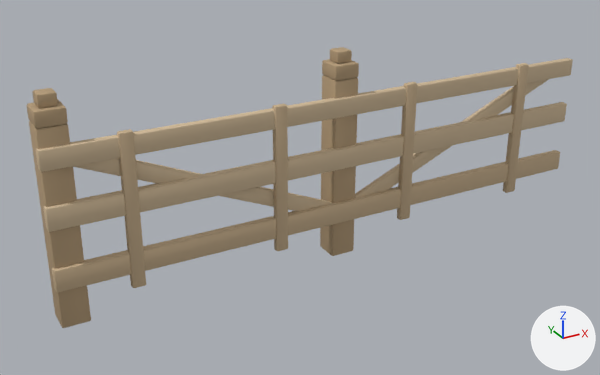
The glTF model models/th18_zaun_modul.glb, before and after one commit.
The view is the same before and after, from a 50 mm camera at (-2.79, -4.52, 2.81) aimed at (-0.29, 0.02, 0.54). The lights are fixed; the arrows at lower right show +X, +Y and +Z. The picture after the commit comes second. Where no turn or scale is listed for an object, it has been applied to the vertices.
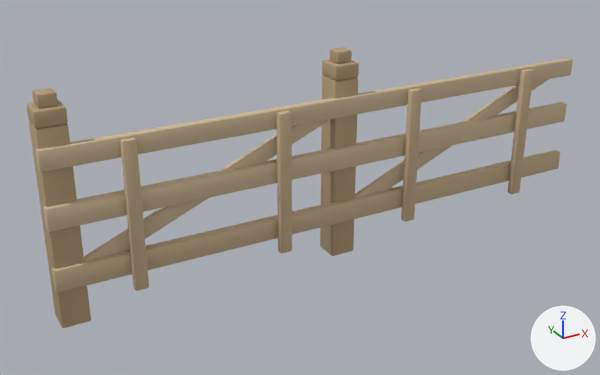
Scene script edits in JSON lines:
```json
{"op": "set", "path": "ob_cube_009.location", "old": "(-1.5, -0.1, 0.68)", "new": "(-1.5, -0.155, 0.67)"}
{"op": "set", "path": "ob_cube_010.location", "old": "(-0.5, -0.1, 0.68)", "new": "(-0.5, -0.155, 0.67)"}
{"op": "set", "path": "ob_cube_011.location", "old": "(0.5, -0.1, 0.68)", "new": "(0.5, -0.155, 0.67)"}
{"op": "set", "path": "ob_cube_012.location", "old": "(1.5, -0.1, 0.68)", "new": "(1.5, -0.155, 0.67)"}
{"op": "set", "path": "ob_cube_013.rotation_euler", "old": "(0.0, -2.742, 0.0)", "new": "(0.0, -0.4, 0.0)", "note": "degrees (0, -157, 0) -> degrees (0, -23, 0)"}
```

What differs and where, as boxes (x1, y1, x2, y2) in the pictures (600 x 375 px):
```json
{"object": "Cube.013", "change": "turned", "before": [73, 158, 331, 211], "after": [84, 119, 331, 261]}
{"object": "Cube.009", "change": "moved", "before": [117, 129, 146, 288], "after": [120, 137, 149, 291]}
{"object": "Cube.010", "change": "moved", "before": [272, 103, 288, 251], "after": [276, 110, 292, 253]}
{"object": "Cube.011", "change": "moved", "before": [397, 82, 417, 220], "after": [401, 88, 422, 222]}
{"object": "Cube.012", "change": "moved", "before": [503, 63, 529, 193], "after": [508, 69, 533, 194]}
```
